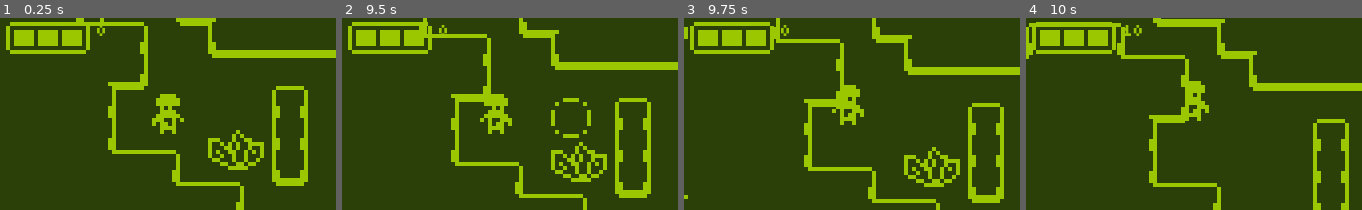
Above: before the commit, frames 1-4 (left to right).
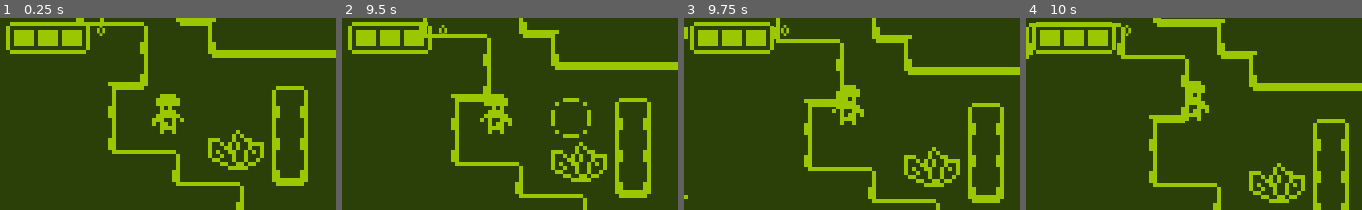
Above: after the commit, the same moments.

Repository: TheAihopGG/nokia-3310-jam-7
Game: Godot game, scene res://Scenes/game.tscn
Two runs of this game, one before a commit and one after it. Both use one fixed random seed, a clock stepped at 60 frames per second and the inputs below.
Inputs (mouse positions are in pixels of both pictures, inside the frame that each line leads up to):
- Up to frame 1 (0.25 s): no input
- Up to frame 2 (9.5 s): tap Enter at 0.5, 6.5, 8 s; move the mouse to (493, 152) at 0.52 s; hold W (move_up) 0.53-2.03 s; tap F (destruct) every 0.75 s from 0.6 to 8.85 s; move the mouse to (610, 142) at 1.27 s; move the mouse to (409, 85) at 2.02 s; hold Left (move_left) 2.03-3.53 s; move the mouse to (526, 114) at 2.77 s; tap Space at 3.5, 7.25 s; move the mouse to (459, 66) at 3.52 s; hold S (move_down) 3.53-4.28 s; move the mouse to (583, 104) at 4.27 s; hold D (move_right) 4.28-5.03 s; move the mouse to (442, 123) at 5.02 s; hold W (move_up) 5.03-5.78 s; move the mouse to (543, 71) at 5.77 s; hold D (move_right) 5.78-8.03 s; move the mouse to (493, 152) at 6.52 s; move the mouse to (610, 142) at 7.27 s; move the mouse to (409, 85) at 8.02 s; hold S (move_down) 8.03-8.78 s; move the mouse to (526, 114) at 8.77 s; hold Left (move_left) from 8.78 s (still down)
- Up to frame 3 (9.75 s): move the mouse to (801, 66) at 9.52 s; release Left (move_left) at 9.53 s; hold W (move_up) from 9.53 s (still down); tap F (destruct) at 9.6 s
- Up to frame 4 (10 s): keep holding W (move_up)

Frames 1-3 are identical in both runs. In frame 4, 1.4% of the frame differs, in the area x 29-84%, y 3-97%.

Commit message:
feat: health is an exporting value

Diff:
--- a/Scenes/Characters/Player/player.tscn
+++ b/Scenes/Characters/Player/player.tscn
@@ -9,9 +9,12 @@
 height = 10.0
 
 [sub_resource type="CircleShape2D" id="CircleShape2D_c0ue3"]
+radius = 9.05539
 
 [node name="Player" instance=ExtResource("1_lh6t2")]
 script = ExtResource("2_lvdns")
+max_health = 6
+health = 3
 
 [node name="Sprite2D" parent="." index="0"]
 texture = ExtResource("3_esnmk")
--- a/Scenes/Characters/character.gd
+++ b/Scenes/Characters/character.gd
@@ -3,8 +3,8 @@
 
 @export var max_health : int = 3
 @export var speed : float = 5
+@export var health : int = max_health
 
-@onready var health : int = max_health
 @onready var sprite  : Sprite2D = get_node("Sprite2D")
 @onready var tilemap : Node2D = get_tree().current_scene.get_node("TileMap")
 
@@ -14,6 +14,11 @@
 
 signal health_reduced(new_health : int)
 signal died()
+
+
+func _ready() -> void:
+	if health > max_health:
+		health = max_health
 
 
 func _physics_process(_delta: float) -> void:
